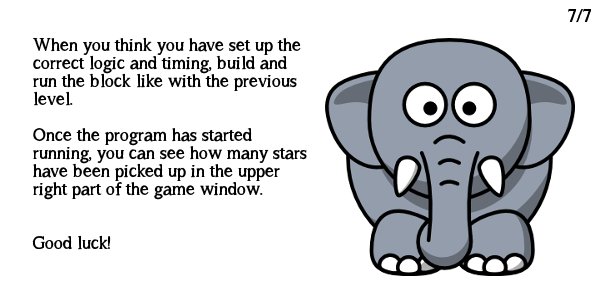
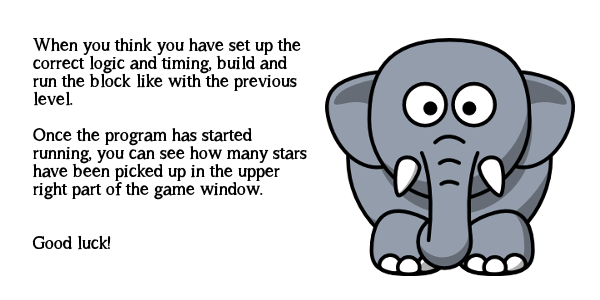
Layer changes from the first 600px x 300px image to the second:
painted on "7/7" over (x1=568, y1=8, x2=592, y2=23)
